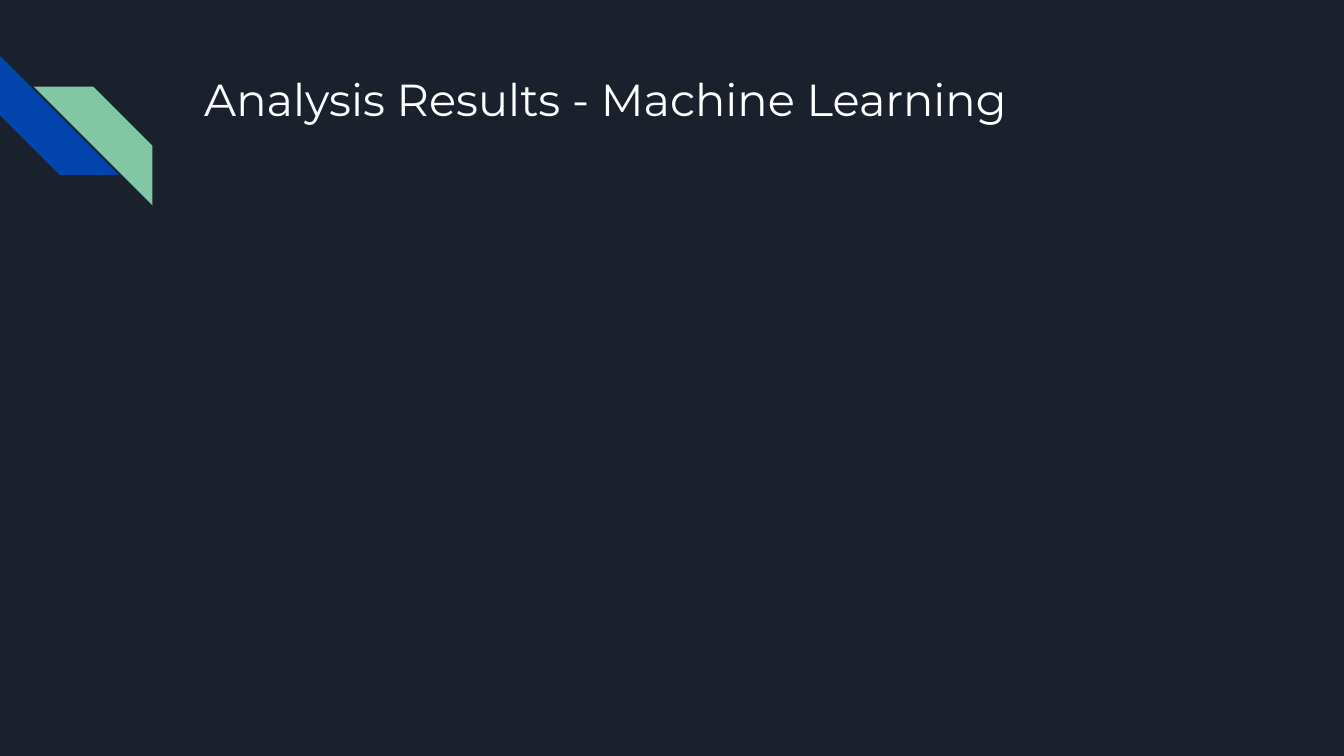
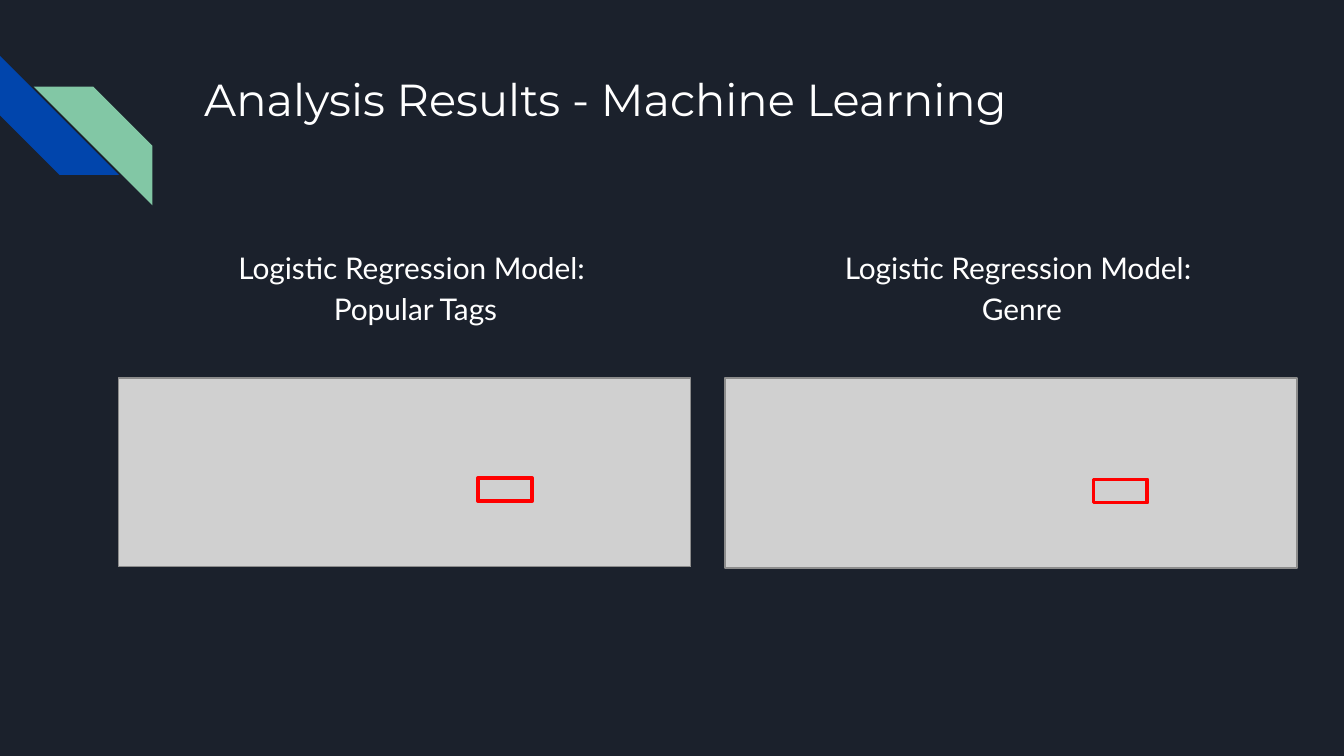
Before and after one commit to zubair97431/UpAndComingVideoGames, a slide deck: slide 15 of presentation/Up and Coming Video Games - Full Presentation.pptx. Drawn at 1344x756 pixels with LibreOffice and Linux fonts; fonts in the diff are those of the drawing; grey boxes stand for pictures. Boxes give left, top, right and bottom in pixels: in the first picture for what was removed or moved away, otherwise in the second. Text is boxed around its words. In the diff, an @@ line names an element or a change of style, - is before the commit and + after.

```diff
--- a/presentation/Up and Coming Video Games - Full Presentation.pptx
+++ b/presentation/Up and Coming Video Games - Full Presentation.pptx
@@ text added at [238,257,585,326], 16 pt, text #FFFFFF @@
+Logistic Regression Model:
+Popular Tags
@@ text added at [845,257,1191,321], 16 pt, text #FFFFFF @@
+Logistic Regression Model:
+Genre
@@ picture added at [118,378,691,567] @@
@@ picture added at [726,378,1298,567] @@
@@ rectangle added at [478,478,532,501], outline #FF0000 2 pt @@
@@ rectangle added at [1094,480,1148,503], outline #FF0000 2 pt @@
```
Also in this commit, not shown: 4 other slides changed, 13 other files.
